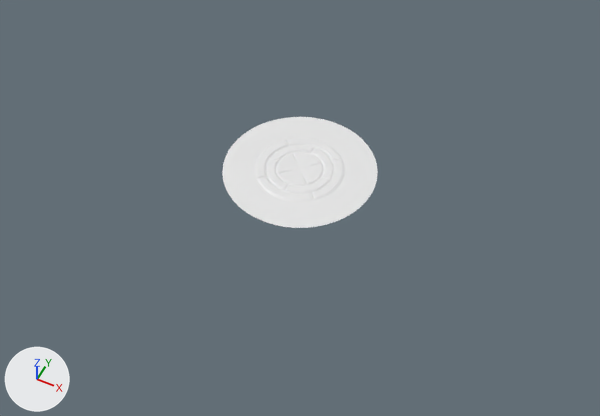
What one commit did to the FBX model Assets/Playfield/field.fbx.
Both versions are drawn from a 50 mm camera at (130.0, -259.0, 294.0) aimed at (6.0, -13.0, -13.0). The axes (+X, +Y, +Z) are drawn at lower left. The lights are the same throughout. Where no turn or scale is listed for an object, it has been applied to the vertices.

Objects in the first picture: 'field'.
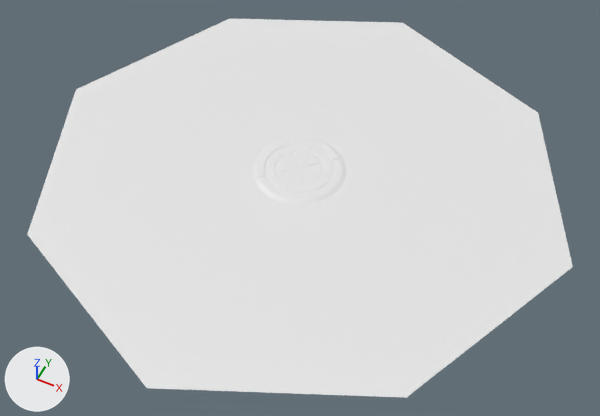
Where the change shows, as pixel boxes [x1, y1, x2, y2] in the pictures (600 x 416 px):
'Plane', added: after [27, 19, 573, 398]
'field', reshaped (39% narrower, 38% shorter): before [222, 117, 378, 228]; after [253, 137, 347, 205]

The change, as a list of edits to the scene's bpy script:
```text
Change me_circle_022:
    used by ob_field; location = (0.0, 0.0, 0.0)
    remove me_circle_022.from_pydata(...)  # 381 vertices, 408 faces; spans x -38.4..38.4, y -38.4..38.4, z -0.5..0.0
    add me_circle_022.from_pydata(...)  # 637 vertices, 664 faces; spans x -23.6..23.5, y -23.7..23.5, z -1.1..0.2
    me_circle_022 part 1: 365 vertices removed from x -38.4..38.4, y -38.4..38.4, z -0.5..0.0; 621 vertices added at x -23.6..23.5, y -23.7..23.5, z -1.1..0.2
Add me_plane:
    me_plane.from_pydata([(-94.0, -94.0, 0.0), (94.0, -94.0, 0.0), (-94.0, 94.0, 0.0), (94.0, 94.0, 0.0), (0.0, -136.0, 0.0), (0.0, 136.0, 0.0), (-136.0, 0.0, 0.0), (136.0, 0.0, 0.0), (0.0, 0.0, 0.0)], [], [(8, 7, 3, 5), (6, 8, 5, 2), (0, 4, 8, 6), (4, 1, 7, 8)])
Add ob_plane:
    ob_plane = bpy.data.objects.new('Plane', me_plane)
    ob_plane.location = (0.0, 0.0, -0.6)
```
